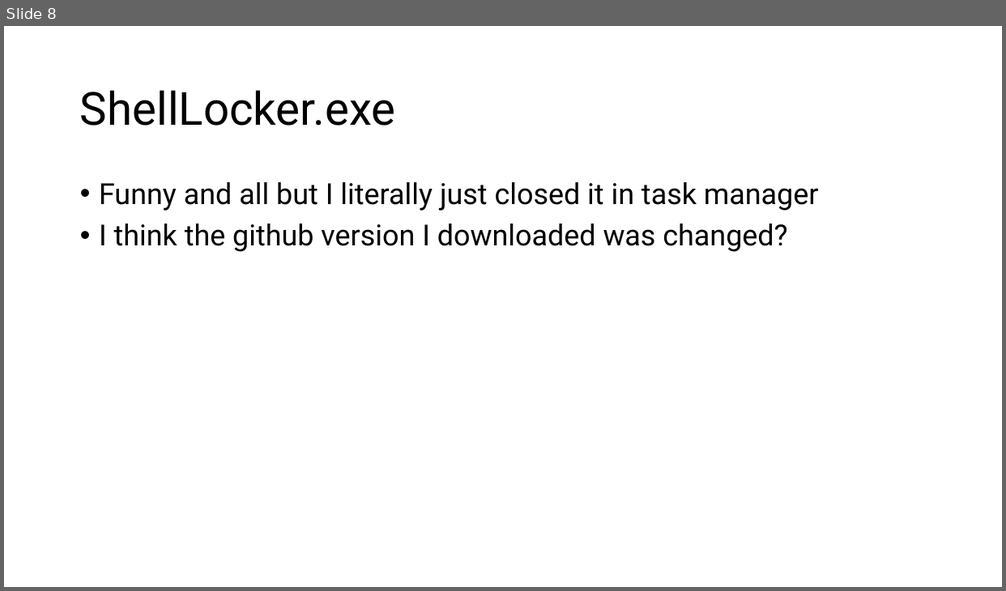
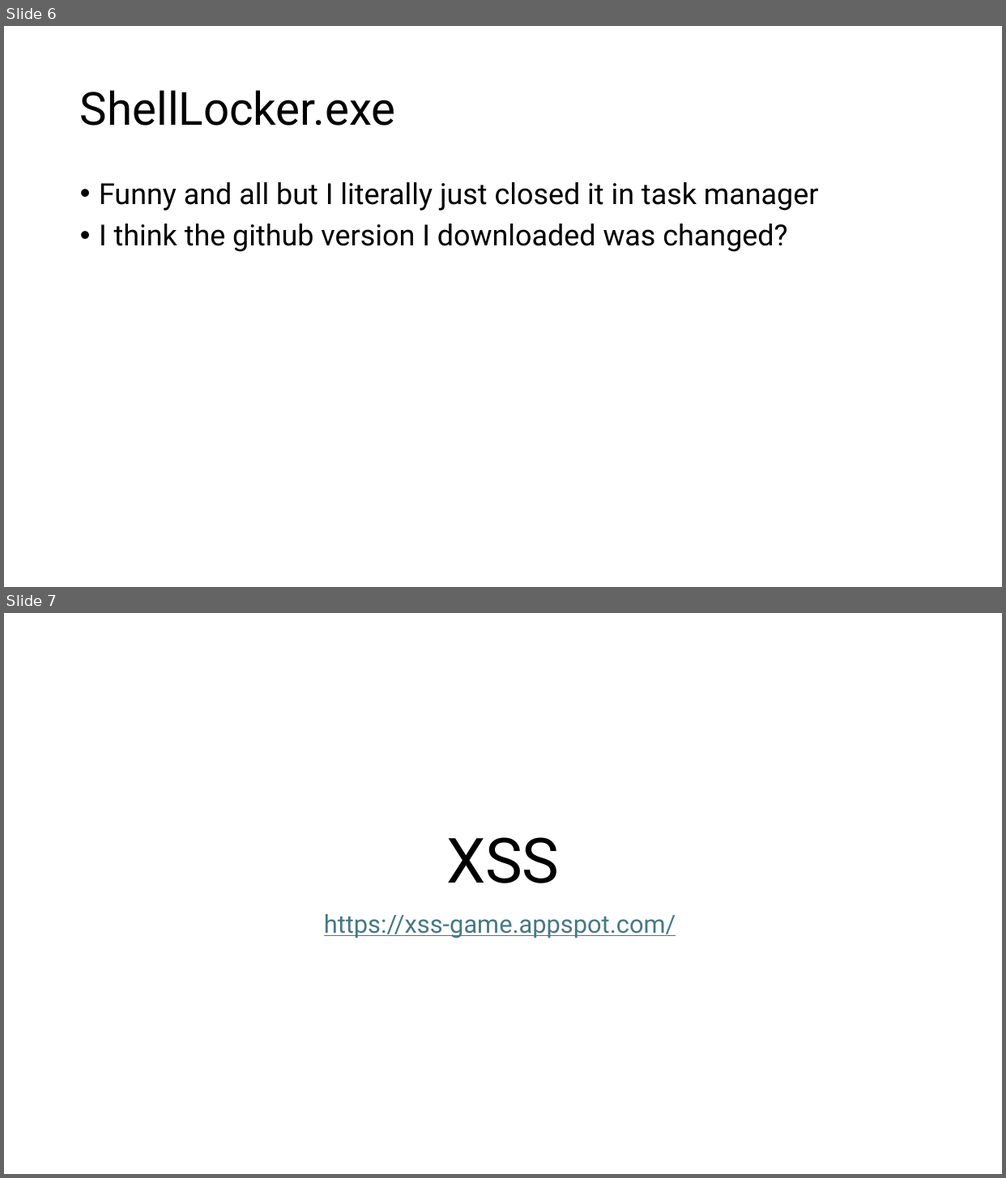
Before and after one commit to jacobchlebowski/cyber-outreach, a slide deck: Malware Presentation and Demonstration.pptx. Shown one above the other, each under a label of ours: slide 8 before the commit, slides 6 and 7 after it. The pictures are 1006x591 and 1006x1178 pixels, drawn with LibreOffice and Linux fonts; fonts in the diff are those of the drawing. Boxes give left, top, right and bottom in pixels: in the first picture for what was removed or moved away, otherwise in the second. Text is boxed around its words. In the diff, an @@ line names an element or a change of style, - is before the commit and + after.

```diff
--- a/Malware Presentation and Demonstration.pptx
+++ b/Malware Presentation and Demonstration.pptx
@@ slide 7 added at box(4, 613, 1002, 1174), background #FFFFFF @@
@@ title added at box(446, 837, 560, 884), 60 pt, text #000000 @@
+XSS
@@ subtitle added at box(324, 914, 675, 939), 24 pt, text #467886, underline @@
+https://xss-game.appspot.com/
@@ what was slide 8 is now slide 6 @@
```
Also in this commit, not shown: 2 slides changed, 6 other slides added, 4 slides removed.
